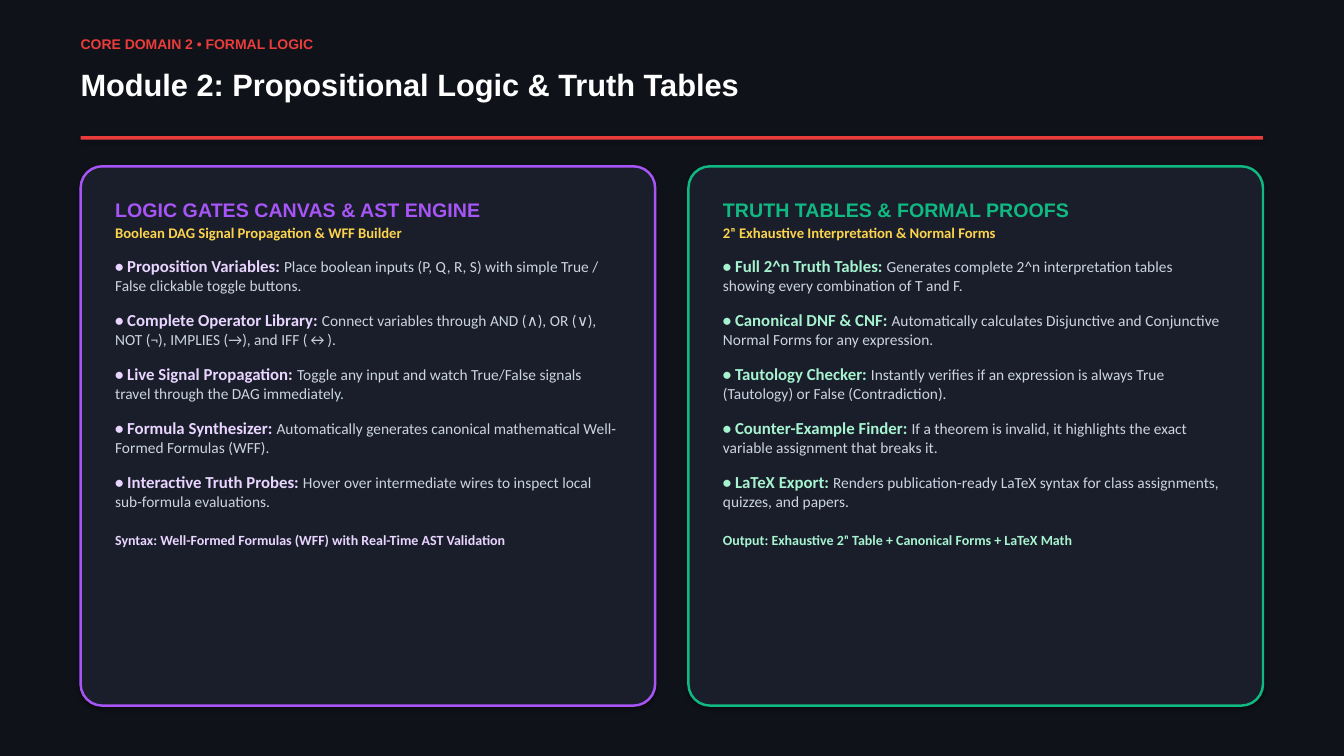
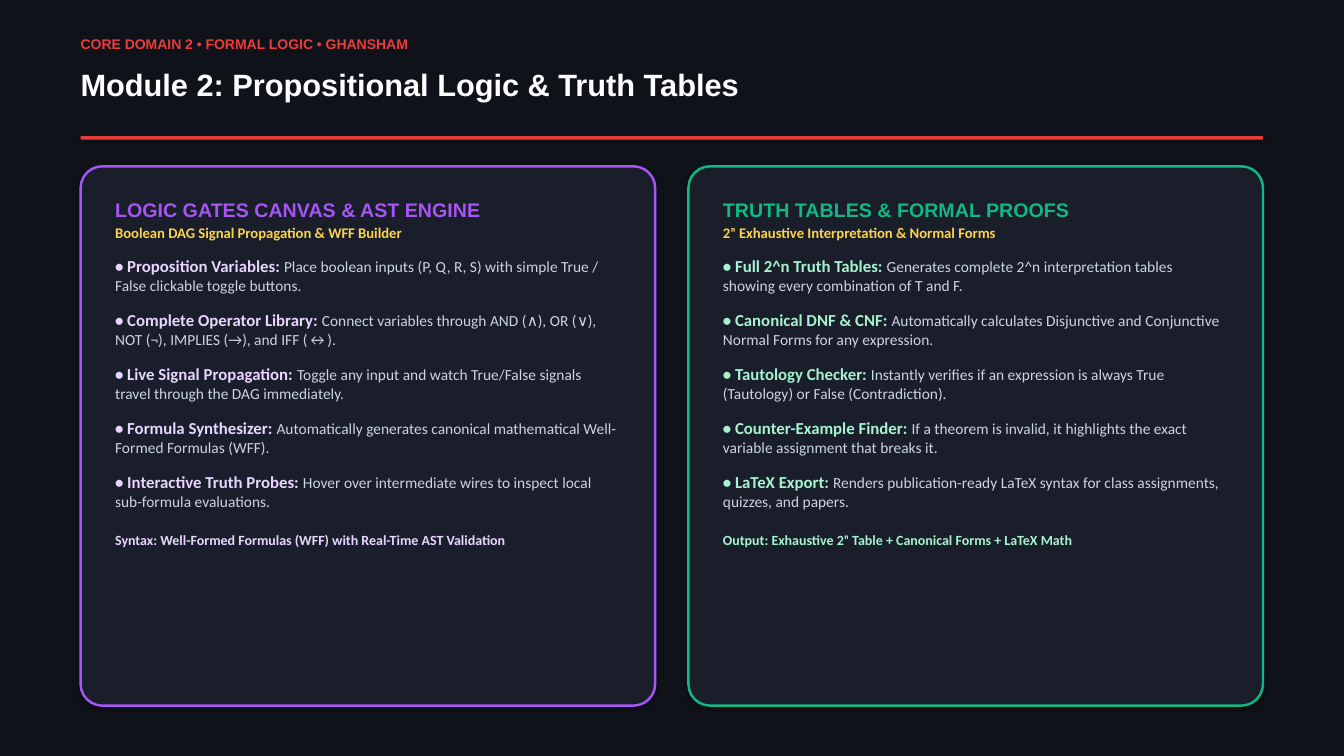
Before and after one commit to akash20065ray-sys/Logic_verse, a slide deck: slide 6 of LogicVerse_Presentation_Without_Names.pptx. Drawn at 1344x756 pixels with LibreOffice and Linux fonts; fonts in the diff are those of the drawing. Boxes give left, top, right and bottom in pixels: in the first picture for what was removed or moved away, otherwise in the second. Text is boxed around its words. In the diff, an @@ line names an element or a change of style, - is before the commit and + after.

```diff
--- a/LogicVerse_Presentation_Without_Names.pptx
+++ b/LogicVerse_Presentation_Without_Names.pptx
@@ text at <box>81,39,408,49</box>: text changed @@
-CORE DOMAIN 2 • FORMAL LOGIC
+CORE DOMAIN 2 • FORMAL LOGIC • GHANSHAM
```
Also in this commit, not shown: 7 other slides changed, 2 other files.
